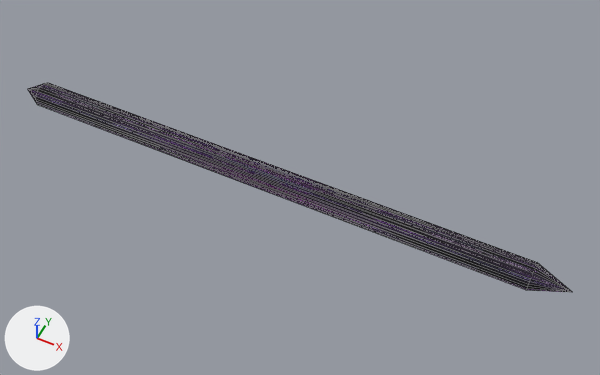
The glTF model su7/models/gltf/tunnel.glb: old version first, new version second.
One viewpoint serves both versions: a 50 mm camera at (82.7, -139.6, 176.6) aimed at (12.1, 1.5, 0.1). Lighting does not change. The marker at lower left points along +X, +Y and +Z. Mesh edges are drawn as thin lines. Where no turn or scale is listed for an object, it has been applied to the vertices.

In view in the first picture: 'tunnel'.
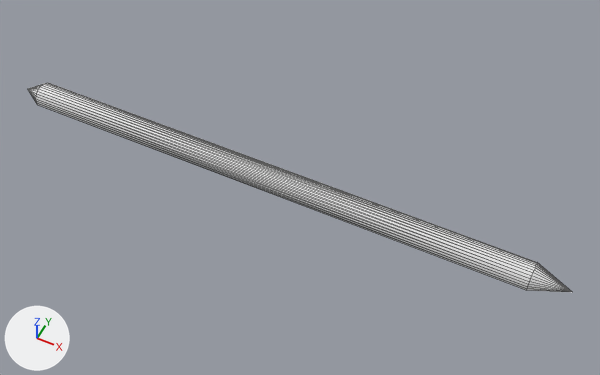
Where the change shows, as pixel boxes [x1, y1, x2, y2] in the pictures (600 x 375 px):
'tunnel', recoloured: [28, 83, 572, 292] in both

Patch to the scene script:
```diff
--- a/su7/models/gltf/tunnel.glb.py
+++ b/su7/models/gltf/tunnel.glb.py
@@ me_柱体 @@
 me_柱体.from_pydata(...)  # 47 vertices, 85 faces; spans x -84.0..90.0, y -4.0..4.0, z -1.0..4.0
-me_柱体.materials.append(mat_tunnel_light)
```
